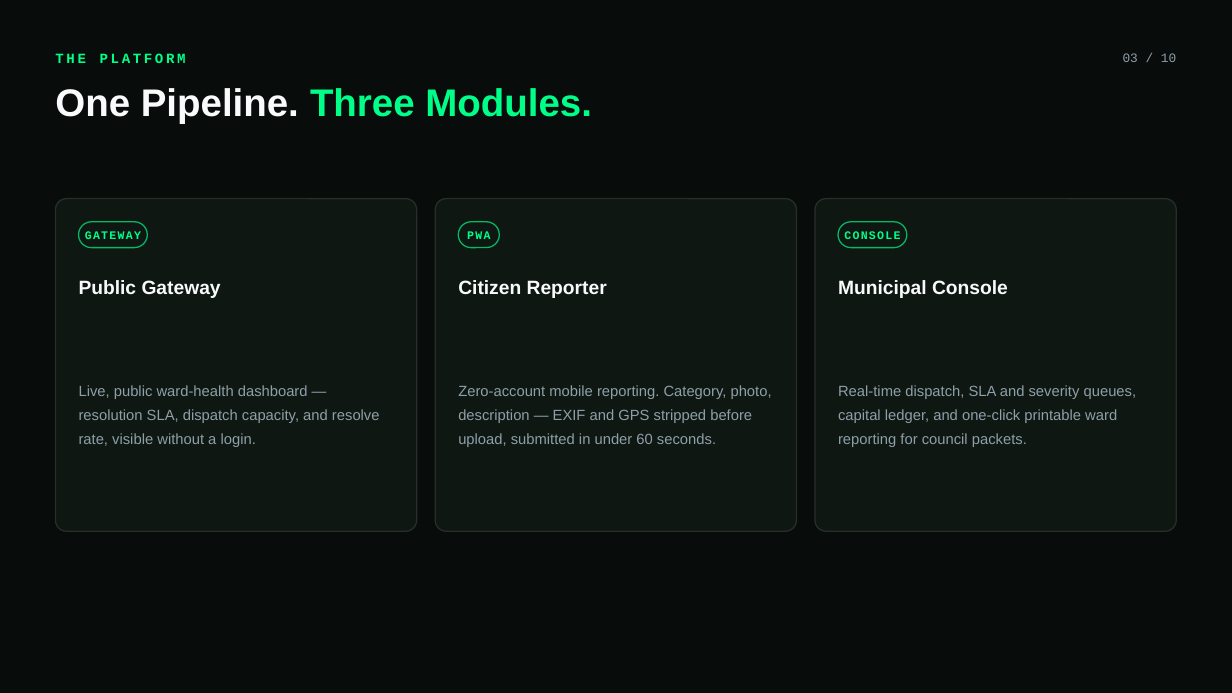
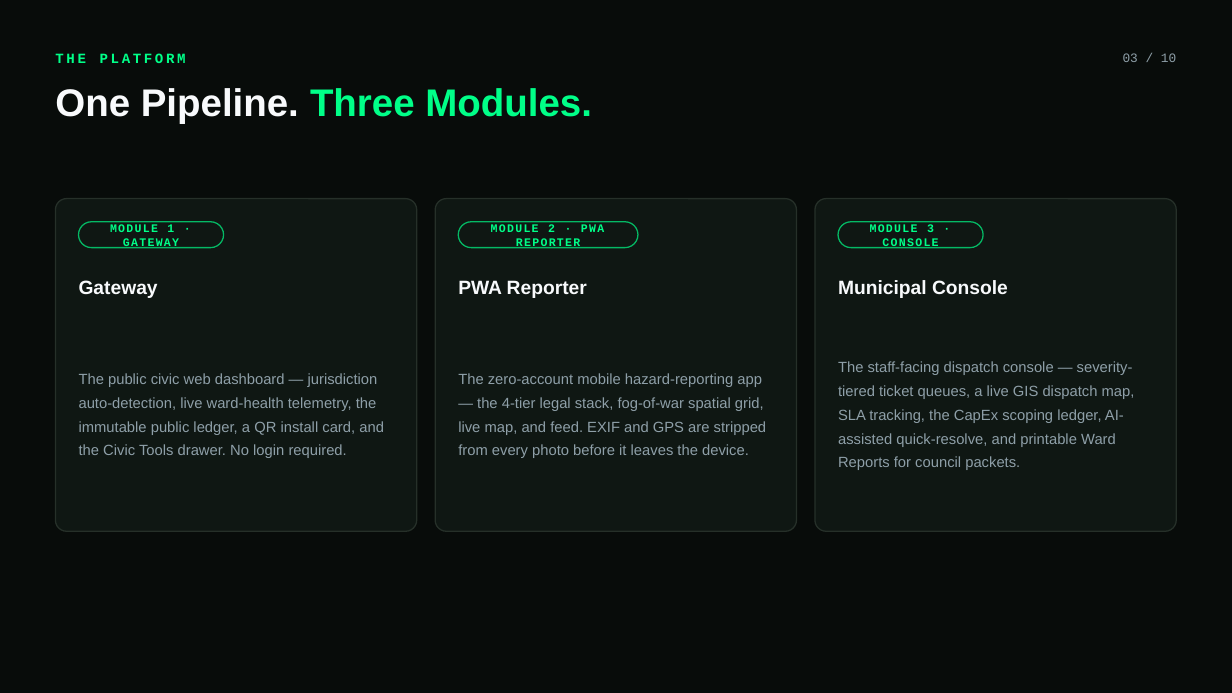
Before and after one commit to CITIXEN01/citixen-ux, a slide deck: slide 3 of CITIXEN_UX_Executive_Deck.pptx. Drawn at 1232x693 pixels with LibreOffice and Linux fonts; fonts in the diff are those of the drawing. Boxes give left, top, right and bottom in pixels: in the first picture for what was removed or moved away, otherwise in the second. Text is boxed around its words. In the diff, an @@ line names an element or a change of style, - is before the commit and + after.

```diff
--- a/CITIXEN_UX_Executive_Deck.pptx
+++ b/CITIXEN_UX_Executive_Deck.pptx
@@ rounded rectangle resized from (x1=79, y1=222, x2=147, y2=248) to (x1=79, y1=222, x2=224, y2=248) @@
@@ text at (x1=110, y1=224, x2=179, y2=250): text changed @@
-GATEWAY
+MODULE 1 · GATEWAY
@@ rounded rectangle resized from (x1=458, y1=222, x2=500, y2=248) to (x1=458, y1=222, x2=639, y2=248) @@
@@ text at (x1=491, y1=224, x2=604, y2=250): text changed @@
-PWA
+MODULE 2 · PWA REPORTER
@@ rounded rectangle resized from (x1=838, y1=222, x2=907, y2=248) to (x1=838, y1=222, x2=983, y2=248) @@
@@ text at (x1=870, y1=224, x2=938, y2=250): text changed @@
-CONSOLE
+MODULE 3 · CONSOLE
@@ text at (x1=79, y1=280, x2=158, y2=298): text changed @@
-Public Gateway
+Gateway
@@ text at (x1=458, y1=280, x2=587, y2=298): text changed @@
-Citizen Reporter
+PWA Reporter
@@ text at (x1=79, y1=373, x2=384, y2=458): text changed @@
-Live, public ward-health dashboard — resolution SLA, dispatch capacity, and resolve rate, visible without a login.
+The public civic web dashboard — jurisdiction auto-detection, live ward-health telemetry, the immutable public ledger, a QR install card, and the Civic Tools drawer. No login required.
@@ text at (x1=458, y1=373, x2=767, y2=458): text changed @@
-Zero-account mobile reporting. Category, photo, description — EXIF and GPS stripped before upload, submitted in under 60 seconds.
+The zero-account mobile hazard-reporting app — the 4-tier legal stack, fog-of-war spatial grid, live map, and feed. EXIF and GPS are stripped from every photo before it leaves the device.
@@ text at (x1=838, y1=361, x2=1135, y2=470): text changed @@
-Real-time dispatch, SLA and severity queues, capital ledger, and one-click printable ward reporting for council packets.
+The staff-facing dispatch console — severity-tiered ticket queues, a live GIS dispatch map, SLA tracking, the CapEx scoping ledger, AI-assisted quick-resolve, and printable Ward Reports for council packets.
```
Also in this commit, not shown: 5 other slides changed, 2 slides added, 2 slides removed, 2 other files.
